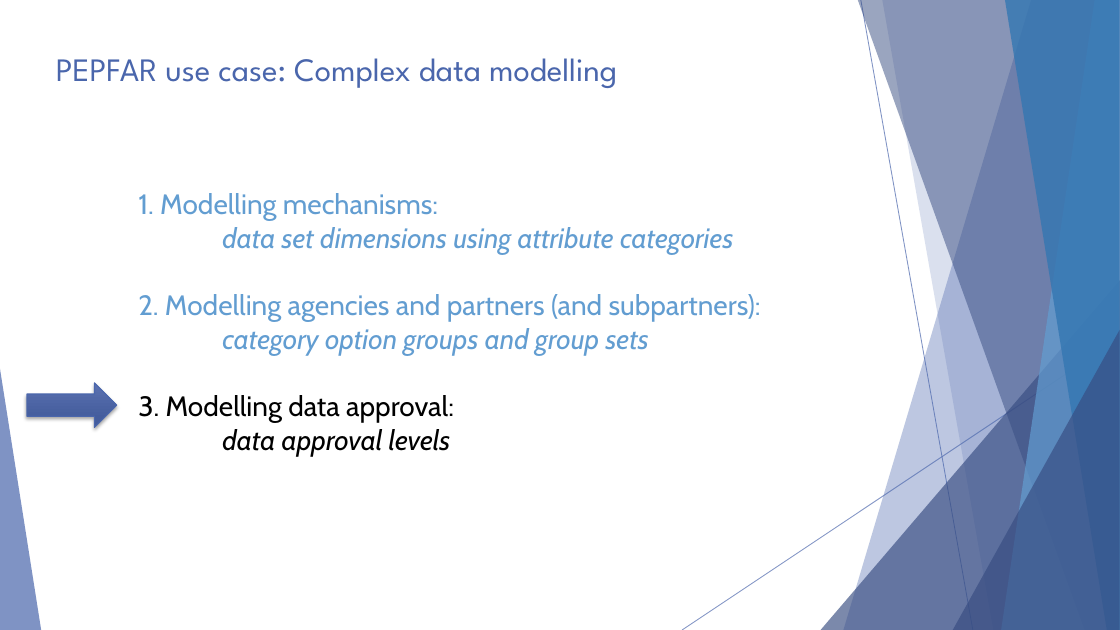
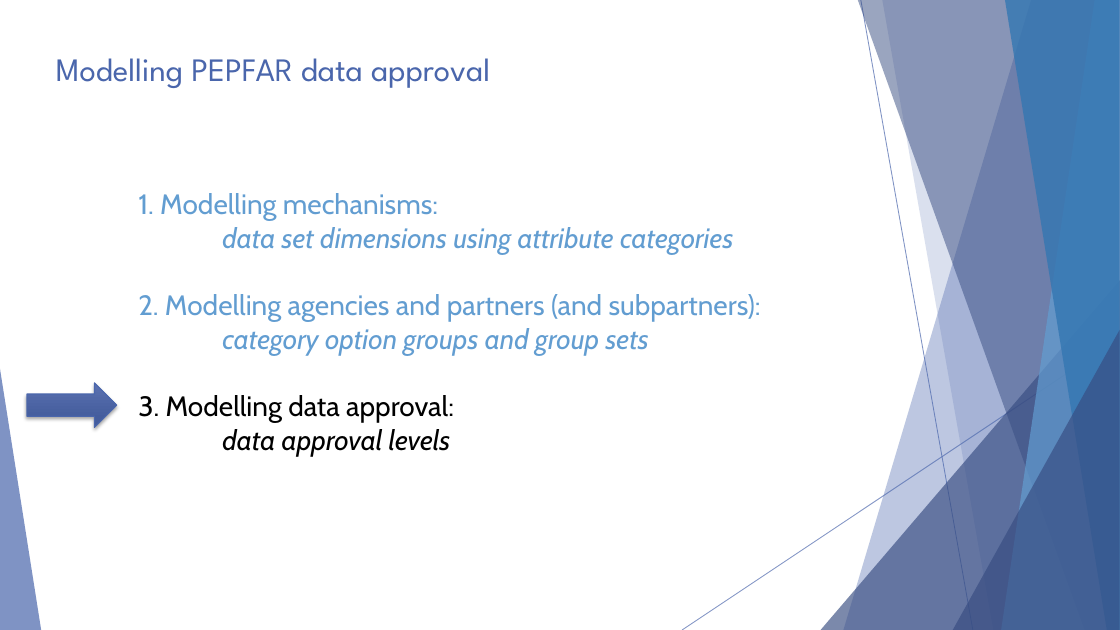
Before and after one commit to hispus/presentations, a slide deck: slide 24 of Complex_Data_Modelling/Complex_Data_Modelling.pptx. Drawn at 1120x630 pixels with LibreOffice and Linux fonts; fonts in the diff are those of the drawing; background and template pictures are left out. Boxes give left, top, right and bottom in pixels: in the first picture for what was removed or moved away, otherwise in the second. Text is boxed around its words. In the diff, an @@ line names an element or a change of style, - is before the commit and + after.

Commit message:
Updates Complex Data Modelling slides

```diff
--- a/Complex_Data_Modelling/Complex_Data_Modelling.pptx
+++ b/Complex_Data_Modelling/Complex_Data_Modelling.pptx
@@ title at [56, 58, 490, 88]: text changed @@
-PEPFAR use case: Complex data modelling
+Modelling PEPFAR data approval
```
Also in this commit, not shown: 6 other slides changed, 1 other file.
